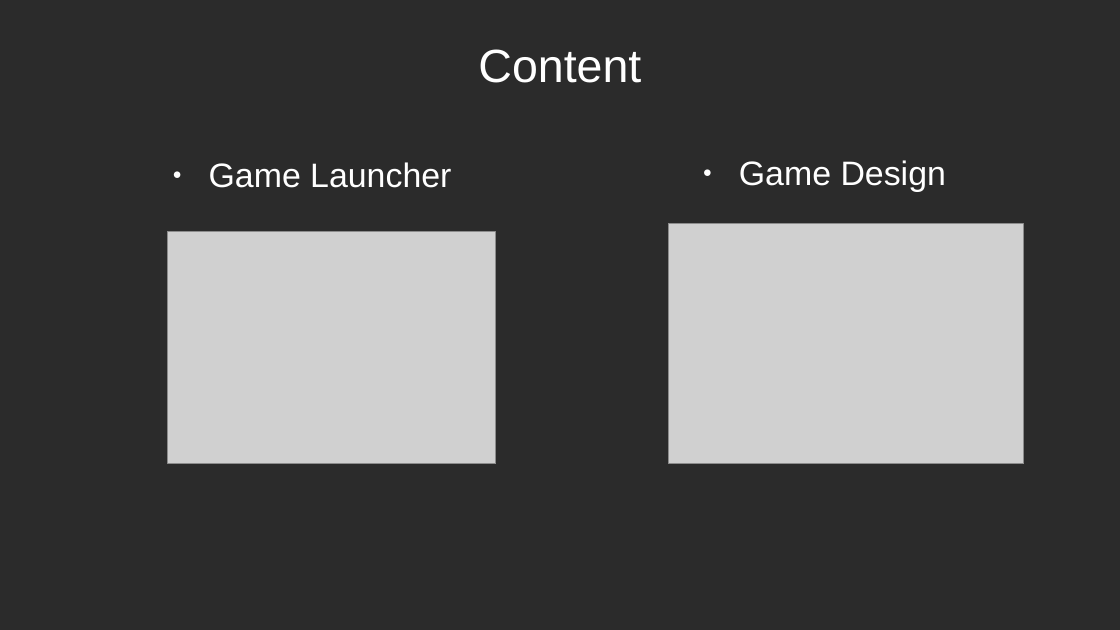
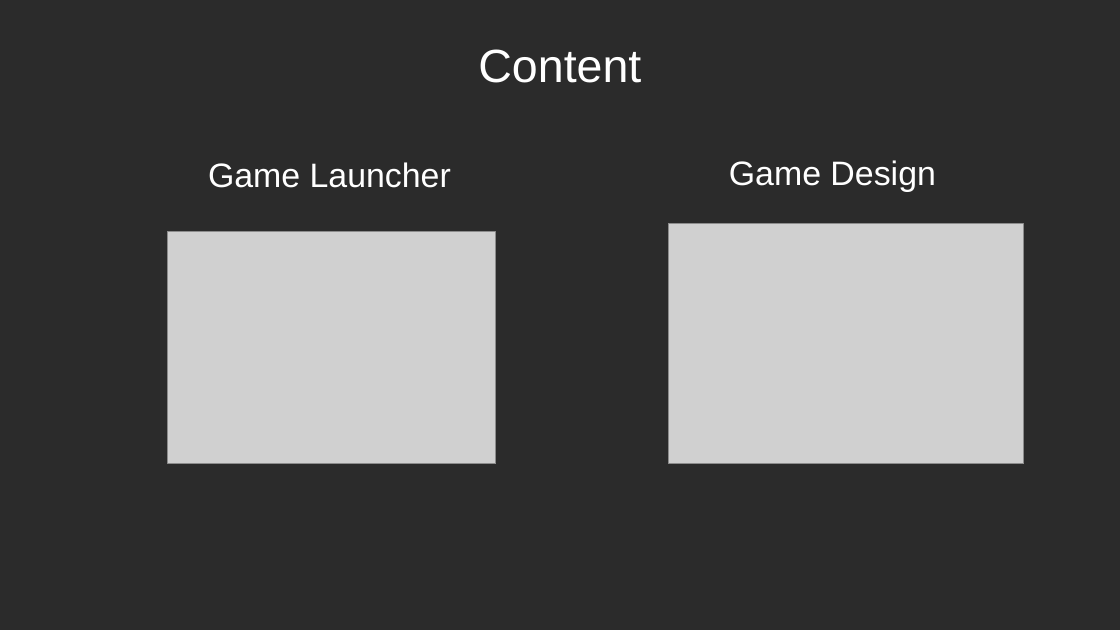
Before and after one commit to itzwolly/CardGameX, a slide deck: slide 2 of Presentation/Presentation_week-5-6-7.pptx. Drawn at 1120x630 pixels with LibreOffice and Linux fonts; fonts in the diff are those of the drawing; grey boxes stand for pictures; background and template pictures are left out; a plain dark background stands for a picture behind light text. Boxes give left, top, right and bottom in pixels: in the first picture for what was removed or moved away, otherwise in the second. Text is boxed around its words. In the diff, an @@ line names an element or a change of style, - is before the commit and + after.

```diff
--- a/Presentation/Presentation_week-5-6-7.pptx
+++ b/Presentation/Presentation_week-5-6-7.pptx
@@ text "Game Launcher" at (x1=208, y1=162, x2=451, y2=188): bullet ● to none; less space between paragraphs @@
@@ text "Game Design" at (x1=729, y1=160, x2=935, y2=192): bullet ● to none; less space between paragraphs @@
```
Also in this commit, not shown: 6 other slides changed, 4 slides added.
